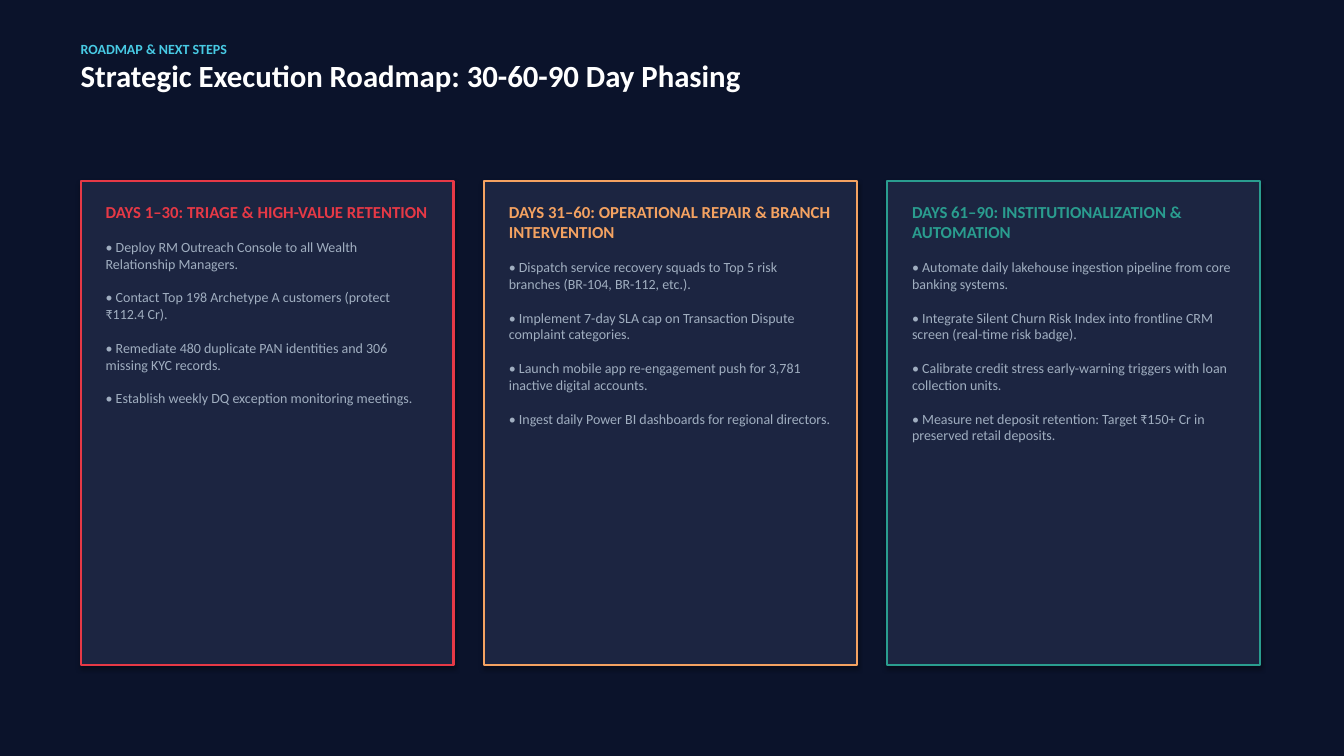
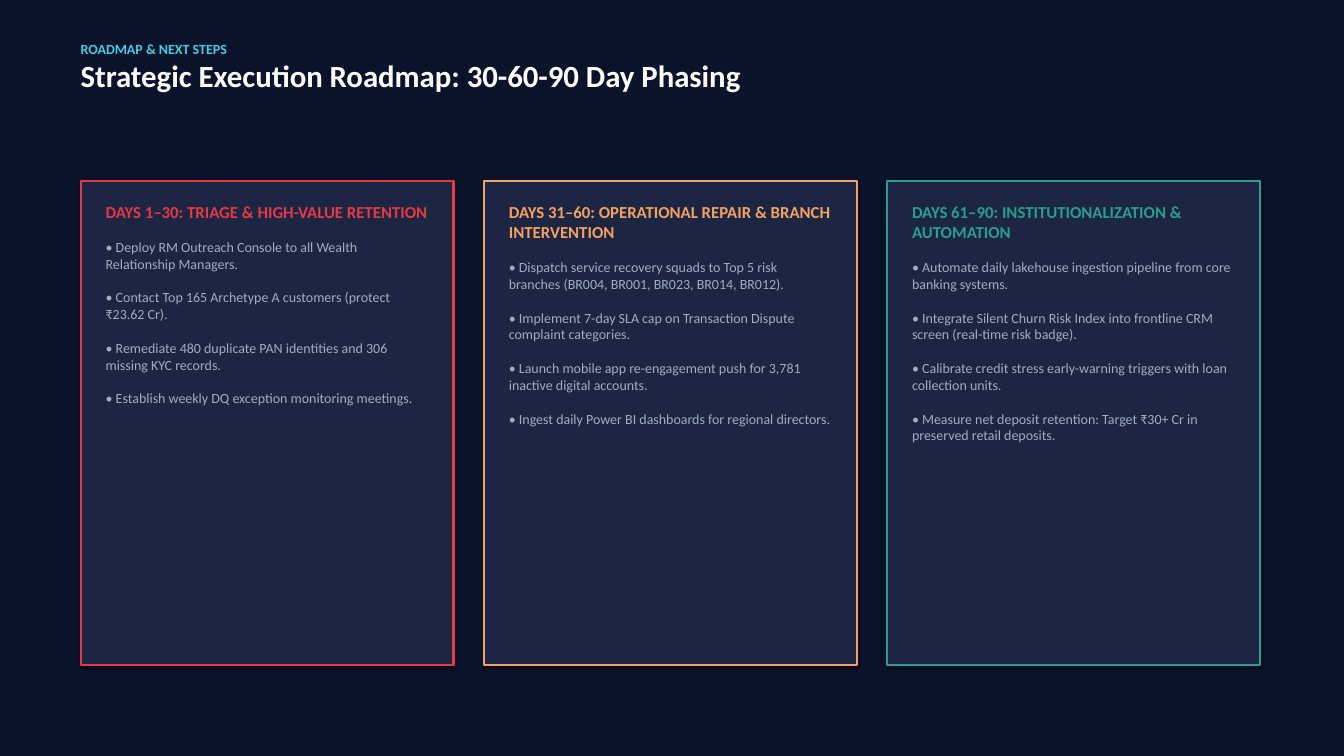
Before and after one commit to Harshul14/Wells-Fargo, a slide deck: slide 14 of output/Apex_Retail_Bank_Executive_Presentation.pptx. Drawn at 1344x756 pixels with LibreOffice and Linux fonts; fonts in the diff are those of the drawing. Boxes give left, top, right and bottom in pixels: in the first picture for what was removed or moved away, otherwise in the second. Text is boxed around its words. In the diff, an @@ line names an element or a change of style, - is before the commit and + after.

Commit message:
fix: reconcile final deliverables and presentation deck to ground-truth figures
- Synchronize PowerPoint decks (14 slides) to verified deposit liabilities (₹131.09 Cr) and churn balance at risk (₹67.33 Cr / 51.37%)
- Update segment at-risk distribution (Wealth: ₹39.73 Cr, Privileged: ₹19.67 Cr, Mass Retail: ₹7.94 Cr)
- Reconcile frontline archetypes (A-F) and top 5 branch hubs (BR004, BR001, BR023, BR014, BR012)
- Update auditor.py and checklist_builder.py to reflect exact ground truth and regenerate audit workbooks
- Synchronize narrative figures across docs (06, 07, 09, 10, FINAL_README, powerbi/README)

```diff
--- a/output/Apex_Retail_Bank_Executive_Presentation.pptx
+++ b/output/Apex_Retail_Bank_Executive_Presentation.pptx
@@ text at <box>509,262,784,291</box>: text changed @@
-• Dispatch service recovery squads to Top 5 risk branches (BR-104, BR-112, etc.).
+• Dispatch service recovery squads to Top 5 risk branches (BR004, BR001, BR023, BR014, BR012).
@@ text at <box>106,292,391,321</box>: text changed @@
-• Contact Top 198 Archetype A customers (protect ₹112.4 Cr).
+• Contact Top 165 Archetype A customers (protect ₹23.62 Cr).
@@ text at <box>912,414,1198,442</box>: text changed @@
-• Measure net deposit retention: Target ₹150+ Cr in preserved retail deposits.
+• Measure net deposit retention: Target ₹30+ Cr in preserved retail deposits.
```
Also in this commit, not shown: 5 other slides changed, 15 other files.
